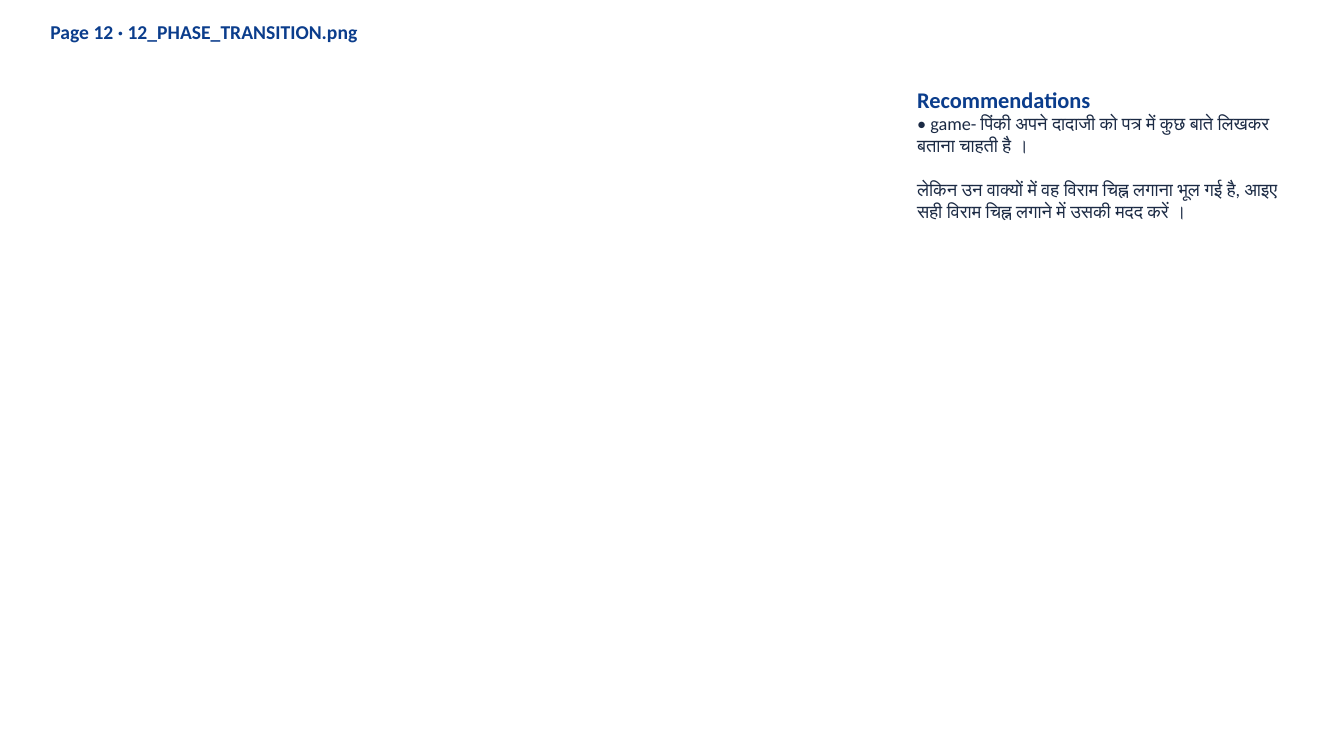
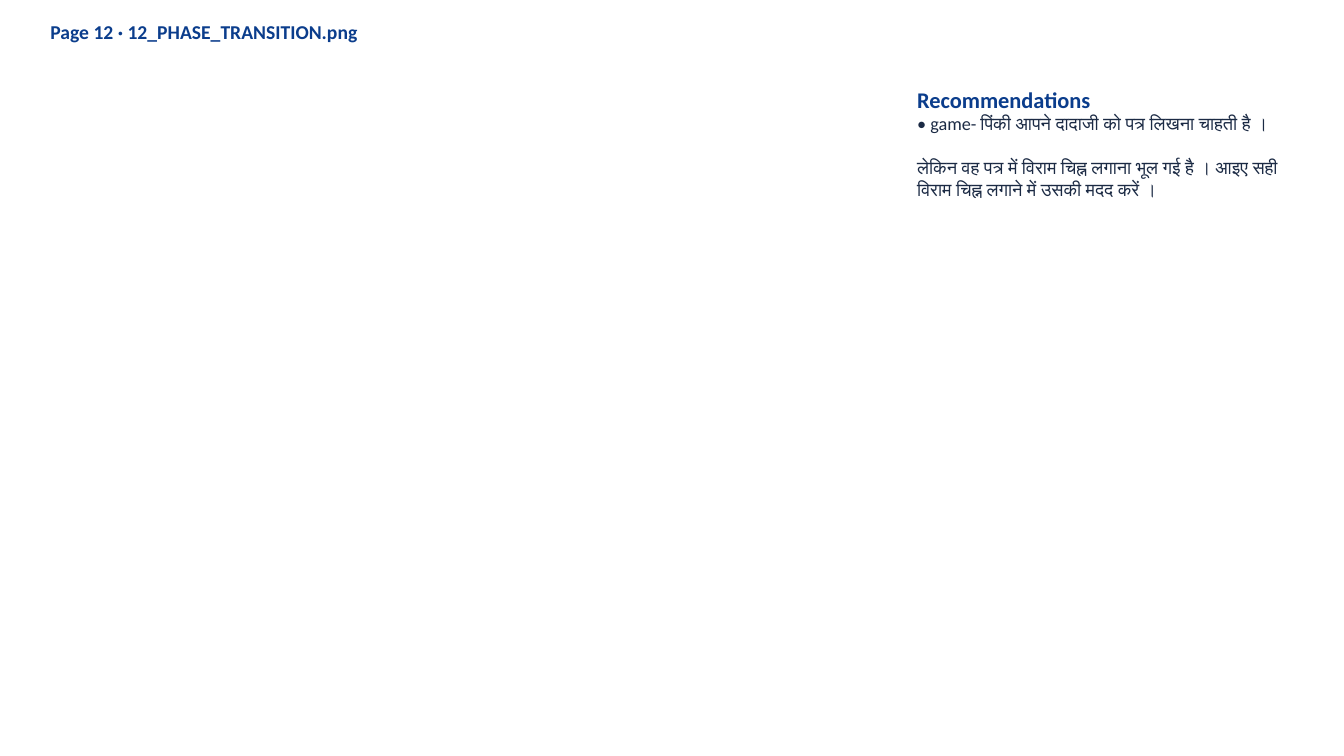
Before and after one commit to 25606mohnish2020-commits/HI02H12_L01_S01, a slide deck: slide 20 of HI02H12_L01_S01_dist-20261019T060950Z-1-001/HI02H12_L01_S01_dist/HI02H12_L01_S01_review.pptx (slide 19 before the commit). Drawn at 1344x756 pixels with LibreOffice and Linux fonts; fonts in the diff are those of the drawing. Boxes give left, top, right and bottom in pixels: in the first picture for what was removed or moved away, otherwise in the second. Text is boxed around its words. In the diff, an @@ line names an element or a change of style, - is before the commit and + after.

```diff
--- a/HI02H12_L01_S01_dist-20261019T060950Z-1-001/HI02H12_L01_S01_dist/HI02H12_L01_S01_review.pptx
+++ b/HI02H12_L01_S01_dist-20261019T060950Z-1-001/HI02H12_L01_S01_dist/HI02H12_L01_S01_review.pptx
@@ text at (917, 116, 1278, 198): text changed @@
-• game- पिंकी अपने दादाजी को पत्र में कुछ बाते लिखकर बताना चाहती है ।
-लेकिन उन वाक्यों में वह विराम चिह्न लगाना भूल गई है, आइए सही विराम चिह्न लगाने में उसकी मदद करें ।
+• game- पिंकी आपने दादाजी को पत्र लिखना चाहती है ।
+लेकिन वह पत्र में विराम चिह्न लगाना भूल गई है । आइए सही विराम चिह्न लगाने में उसकी मदद करें ।
```
Also in this commit, not shown: 14 other slides changed, 2 slides added, 1 slide removed, 1 other file.
